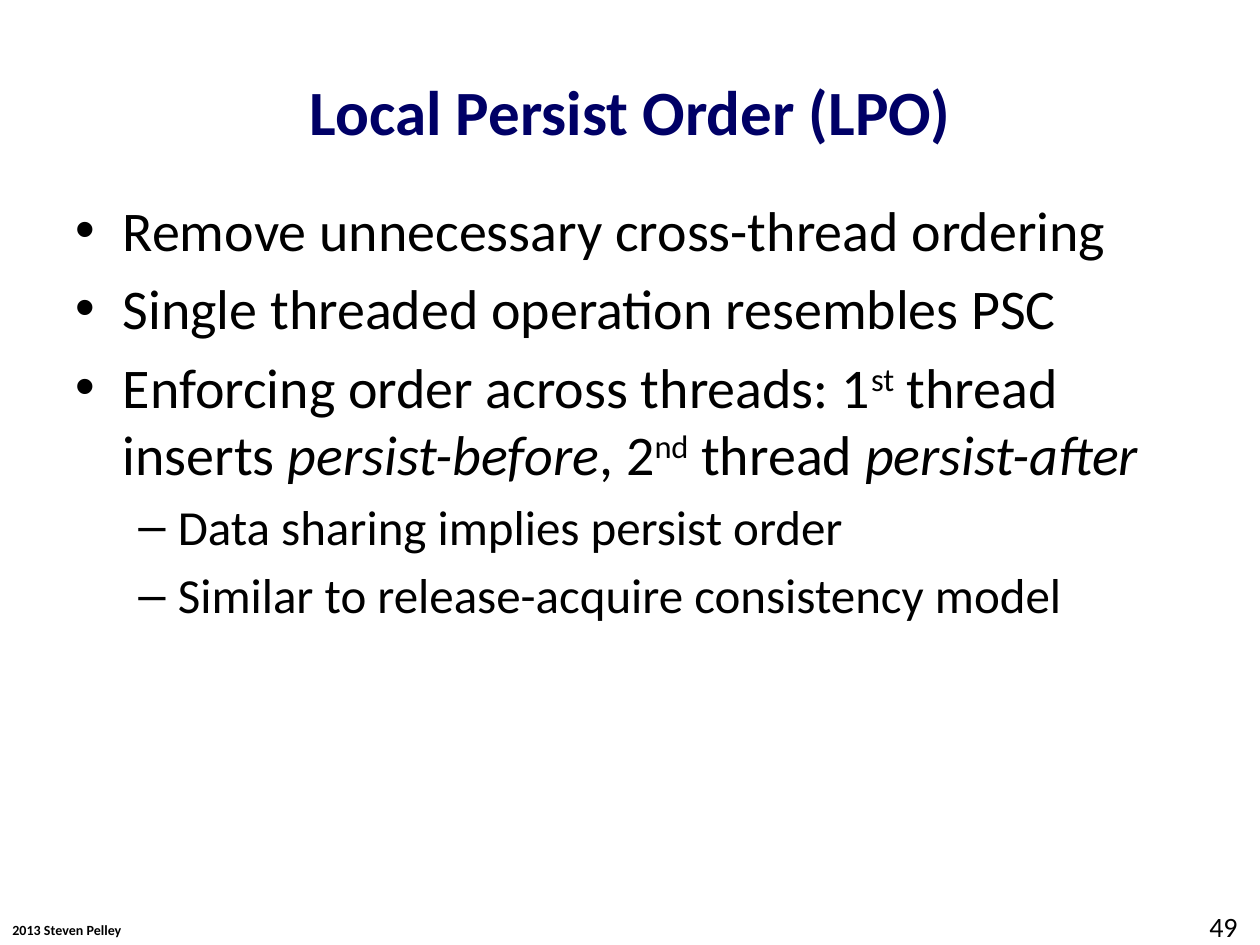
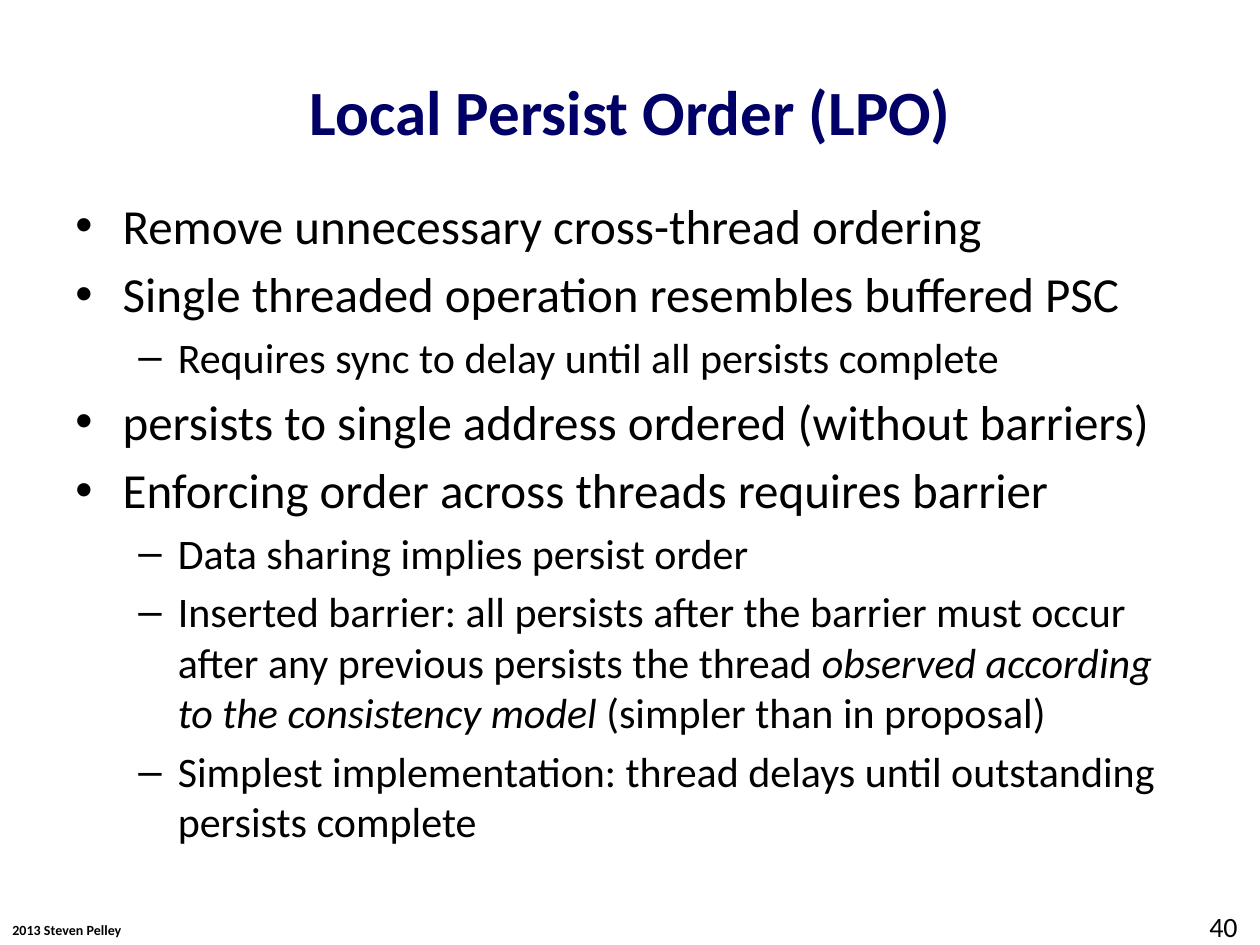
Before and after one commit to Abulila/dissertation, a slide deck: slide 40 of proposal/proposal.pptx (slide 49 before the commit). Drawn at 1260x945 pixels with LibreOffice and Linux fonts; fonts in the diff are those of the drawing; background and template pictures are left out. Boxes give left, top, right and bottom in pixels: in the first picture for what was removed or moved away, otherwise in the second. Text is boxed around its words. In the diff, an @@ line names an element or a change of style, - is before the commit and + after.

```diff
--- a/proposal/proposal.pptx
+++ b/proposal/proposal.pptx
@@ text at bbox=[123, 210, 981, 577]: size 32 to 28 pt in "Remove unnecessary cross-thread ordering"; size 28 to 24 pt in "Data sharing implies persist order" @@
@@ text at bbox=[123, 278, 1149, 517]: text changed; size 32 to 28 pt @@
-• Single threaded operation resembles PSC
-• Enforcing order across threads: 1st thread inserts persist-before, 2nd thread persist-after
+• Single threaded operation resembles buffered PSC
+  – Requires sync to delay until all persists complete
+• persists to single address ordered (without barriers)
+• Enforcing order across threads requires barrier
@@ text at bbox=[178, 597, 1154, 844]: text changed; size 28 to 24 pt @@
-  – Similar to release-acquire consistency model
+  – Inserted barrier: all persists after the barrier must occur after any previous persists the thread observed according to the consistency model (simpler than in proposal)
+  – Simplest implementation: thread delays until outstanding persists complete
@@ page number at bbox=[1209, 919, 1237, 937]: text changed @@
-49
+40
```
Also in this commit, not shown: 25 other slides changed, 4 slides added, 6 slides removed.
